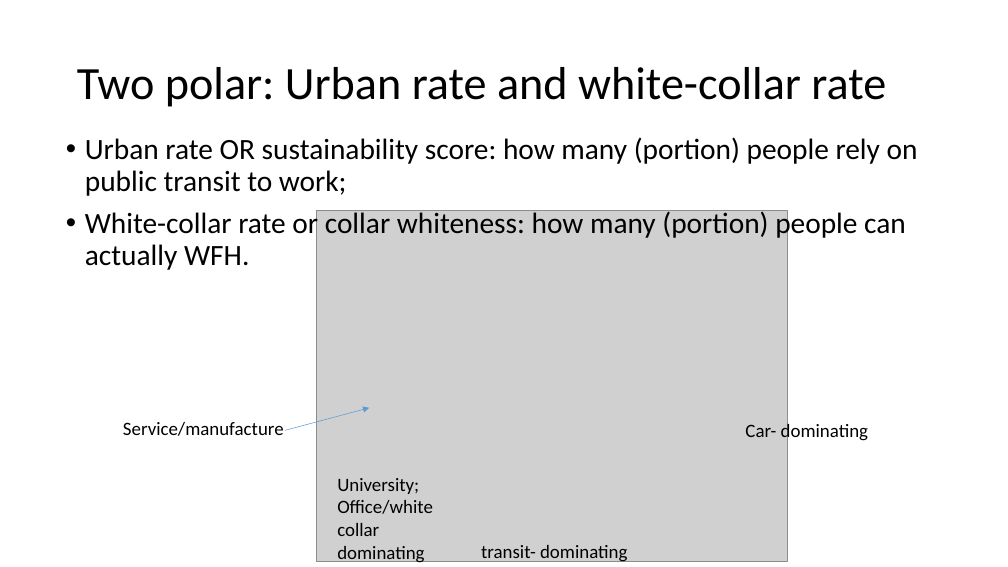
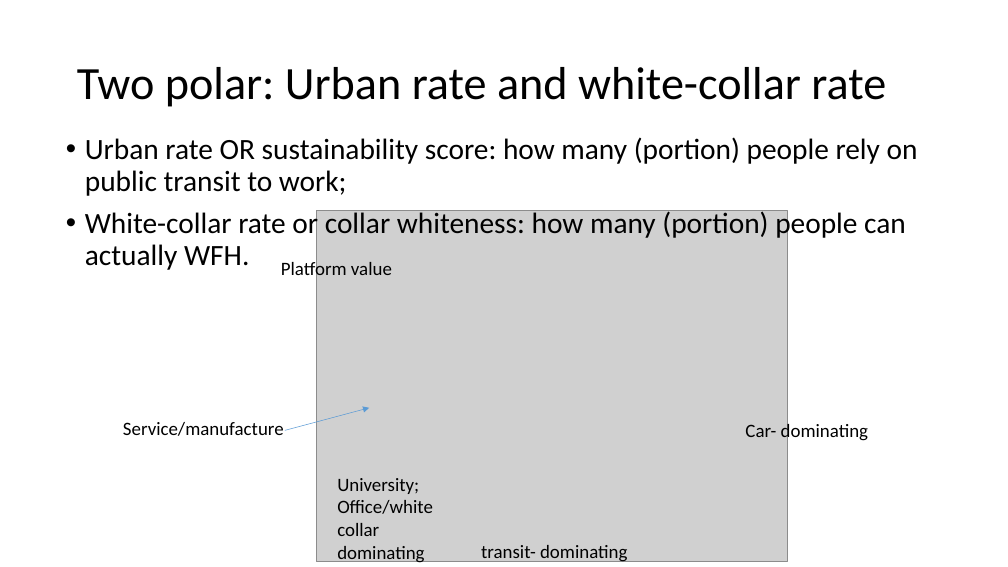
Before and after one commit to luyuliu/COVID-Transit-Demand, a slide deck: slide 12 of doc/pre_results.pptx (slide 9 before the commit). Drawn at 1008x567 pixels with LibreOffice and Linux fonts; fonts in the diff are those of the drawing; grey boxes stand for pictures. Boxes give left, top, right and bottom in pixels: in the first picture for what was removed or moved away, otherwise in the second. Text is boxed around its words. In the diff, an @@ line names an element or a change of style, - is before the commit and + after.

```diff
--- a/doc/pre_results.pptx
+++ b/doc/pre_results.pptx
@@ text added at box(281, 260, 392, 281), 18 pt, text #000000 @@
+Platform value
```
Also in this commit, not shown: 6 other slides changed, 5 slides added, 1 slide removed.
